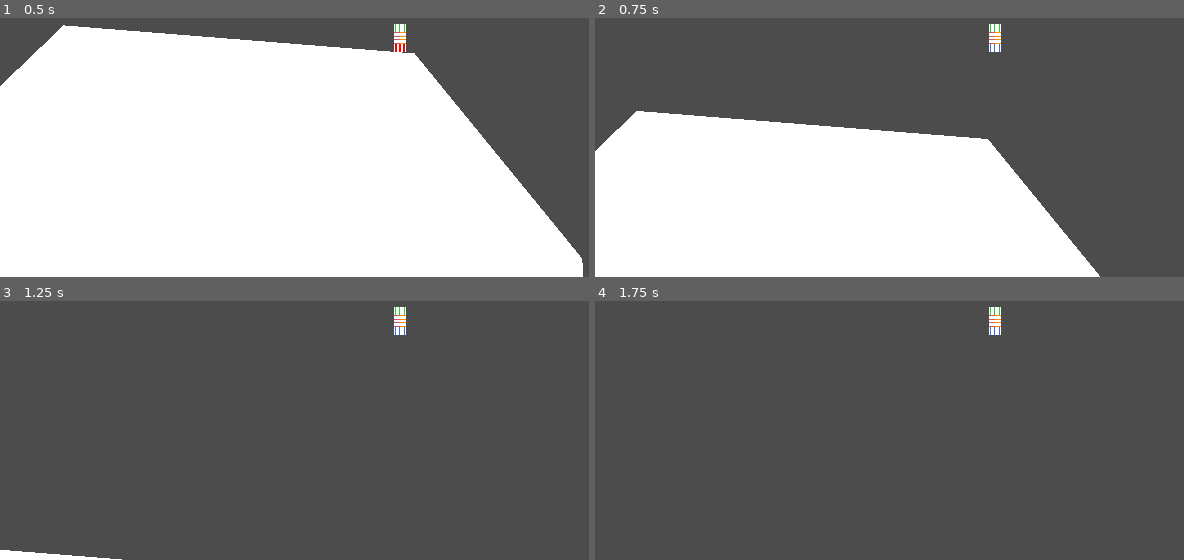
Above: before the commit, frames 1-4 (two rows, left to right).
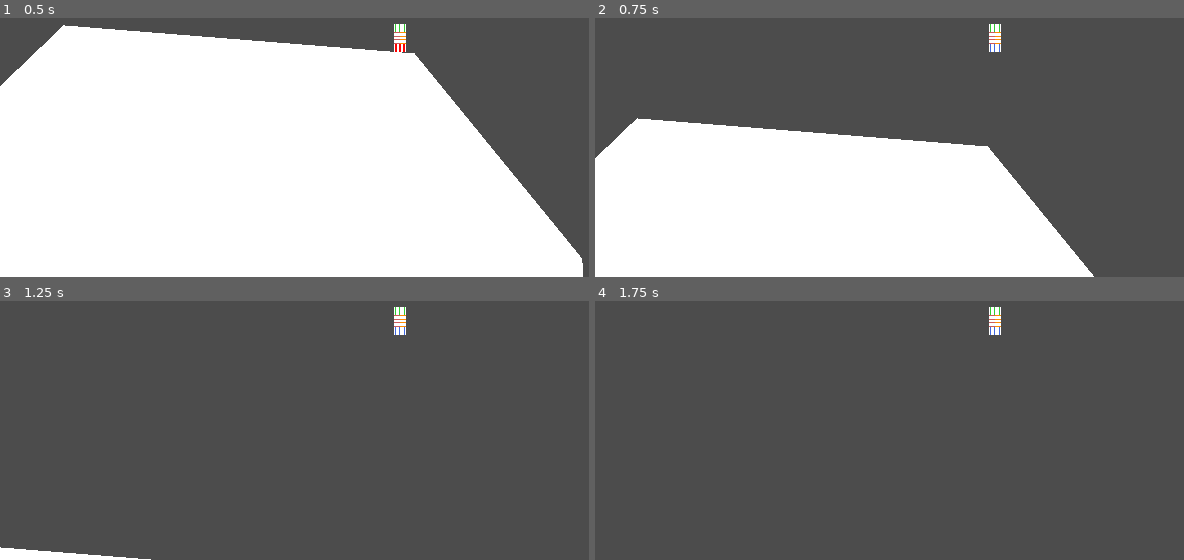
Above: after the commit, the same moments.

Repository: aloelucidity/127CharacterRewrite
Game: Godot game, scene res://Node2D.tscn
The game is run twice, just before and just after one commit, with the same random seed, the same clock (stepped at 60 frames per second) and the same inputs.
Inputs:
- Up to frame 1 (0.5 s): no input
- Up to frame 2 (0.75 s): tap Enter (ui_accept) at 0.5, 0.6 s; hold Right (ui_right) from 0.53 s (still down)
- Up to frame 3 (1.25 s): keep holding Right (ui_right); tap Enter (ui_accept) at 0.77, 1.07 s
- Up to frame 4 (1.75 s): release Right (ui_right) at 1.28 s; hold Left (ui_left) from 1.28 s (still down); tap Enter (ui_accept) at 1.35, 1.52 s

Frame 1 is identical in both runs. In frame 2, 2.5% of the frame differs, in the area x 0-86%, y 35-100%; in frame 3, 0.2%; in frame 4, nothing differs.

Commit message:
remove buggy closed/open difference

Diff:
--- a/character/character.gd
+++ b/character/character.gd
@@ -62,6 +62,8 @@
 	velocity.y = min(velocity.y, max_aerial_velocity)
 
 	if Input.is_action_just_pressed("ui_accept"):
-		velocity.y = -400
+		velocity.y = -500
+	elif Input.is_action_just_released("ui_accept"):
+		velocity.y *= 0.63
 
 	collision.update_collision(delta)
--- a/character/components/collision.gd
+++ b/character/components/collision.gd
@@ -29,6 +29,7 @@
 var right_info: Dictionary = {"is_colliding": false}
 var found_transform = null
 var last_transform = null
+var last_position: Vector2
 ##
 
 
@@ -66,6 +67,8 @@
 	for i in range(steps):
 		update_step(sub_delta, space_state)
 
+	last_position = character.global_position
+
 	if draw_debug:
 		update() # redraw
 
@@ -197,7 +200,7 @@
 	var closest_distance: float = 0.0
 
 	for ray in ray_array:
-		var ray_intersection: Dictionary = ray_check(delta, space_state, expected_normal, ray[0], ray[1] + extend, ray[2], ray[3])
+		var ray_intersection: Dictionary = ray_check(delta, space_state, expected_normal, ray[0], ray[1] + extend, ray[2])
 		if ray_intersection["is_colliding"]:
 			# will count the ray with the least distance to its
 			# start point on the axis it's pointing to
@@ -205,7 +208,7 @@
 				ray_intersection["contact_point"].x - ray[0].x,
 				ray_intersection["contact_point"].y - ray[0].y
 			)
-			difference *= ray[4].abs()
+			difference *= ray[3].abs()
 
 			var distance: float = difference.length()
 			if not intersecting or distance < closest_distance:
@@ -220,14 +223,8 @@
 # the terrain's move transform as well as the character's velocity
 # so basically, it detects what collision *would* happen after both
 # the character and the terrain get moved
-func ray_check(delta: float, space_state: Physics2DDirectSpaceState, expected_normal: Vector2, point: Vector2, cast_to: Vector2, origin: Vector2, point_open: Vector2 = Vector2.INF) -> Dictionary:
-	# defaults that are other params isnt supported in godot 3
-	# this is my workaround
-	if point_open == Vector2.INF:
-		point_open = point
-
+func ray_check(delta: float, space_state: Physics2DDirectSpaceState, expected_normal: Vector2, point: Vector2, cast_to: Vector2, origin: Vector2) -> Dictionary:
 	var global_point: Vector2 = point + character.global_position
-	var global_point_open: Vector2 = point_open + character.global_position
 	var global_cast_to: Vector2 = cast_to + character.global_position
 
 	#var predict_mask: Vector2 = expected_normal.abs()
@@ -274,7 +271,7 @@
 #			working_cast_to = Vector2(cast_to_transform.origin.x, cast_to_transform.origin.y)
 #		else:
 	working_cast_to = global_cast_to
-	working_point = global_point if is_closed else global_point_open
+	working_point = global_point
 
 	var count: int = polygon.size()
 	var edge_count: int = count if is_closed else count - 1
@@ -284,20 +281,12 @@
 		var diff: Vector2 = vertex - prev
 		var normal: Vector2 = Vector2(diff.y, -diff.x).normalized()
 
-		var edge: PoolVector2Array = ([
-			prev,
-			vertex,
-			normal
-		])
-
 		if expected_normal != Vector2.ZERO and not edge_from_normal(normal).is_equal_approx(expected_normal):
 			continue
 
 		var line_intersection: Array = CollisionHelper.get_line_intersection(
-			Vector2(working_point.x, working_point.y),
-			Vector2(working_cast_to.x, working_cast_to.y),
-			Vector2(edge[0].x, edge[0].y),
-			Vector2(edge[1].x, edge[1].y))
+			working_point, working_cast_to,
+			prev, vertex)
 
 		if line_intersection[0]:
 			#if found_transform == null:
@@ -306,7 +295,7 @@
 			var intersection: Dictionary = {
 				"is_colliding": true,
 				"contact_point": line_intersection[1],
-				"edge_normal": edge[2],
+				"edge_normal": normal,
 				"resolution_offset": origin
 			}
 			return intersection
--- a/character/components/ray_setup.gd
+++ b/character/components/ray_setup.gd
@@ -1,6 +1,5 @@
 extends Node2D
 
-const SINK_OPEN: float = 1.0
 const CEILING_NORMAL := Vector2(0, -1)
 const FLOOR_NORMAL := Vector2(0, 1)
 const LEFT_NORMAL := Vector2(-1, 0)
@@ -80,15 +79,11 @@
 	return ray_array
 
 
-func dir_to_points(direction: Vector2, origin: Vector2, sink: float, extend: float, sink_open: float = SINK_OPEN) -> Array:
+func dir_to_points(direction: Vector2, origin: Vector2, sink: float, extend: float) -> Array:
 	var point: Vector2 = origin
 	point -= direction * sink
 
 	var cast_to: Vector2 = origin
 	cast_to += direction * extend
 
-	# open shapes (one ways) have shorter raycasts to reduce the "teleporting" effect
-	var point_open: Vector2 = origin
-	point_open -= direction * sink_open
-
-	return [point, cast_to, origin, point_open, direction]
+	return [point, cast_to, origin, direction]
